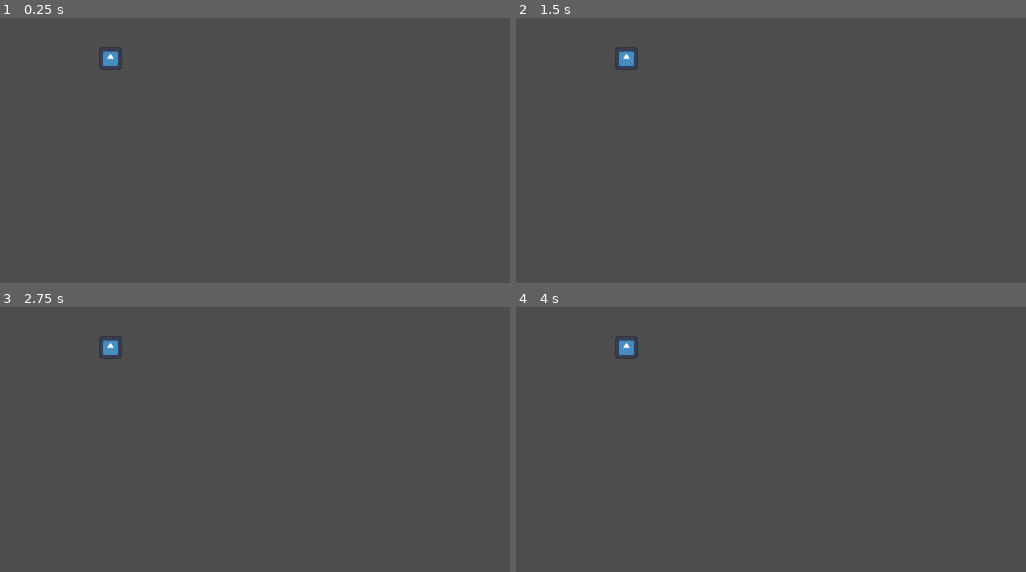
Above: before the commit, frames 1-4 (two rows, left to right).
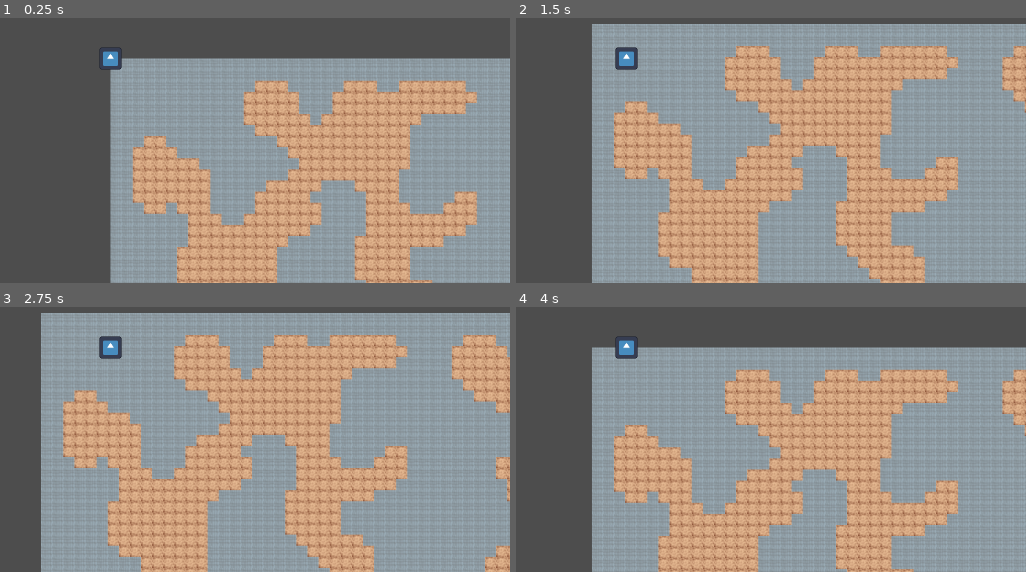
Above: after the commit, the same moments.

Repository: serviux/MysteryDungeon
Game: Godot game, scene res://main.tscn
The game is run twice, just before and just after one commit, with the same random seed, the same clock (stepped at 60 frames per second) and the same inputs. The engine's default icon, where the game draws it, is replaced by a stand-in: a white triangle on a blue panel in a dark square.
Inputs:
- Up to frame 1 (0.25 s): no input
- Up to frame 2 (1.5 s): tap Enter at 0.5 s; hold D (move_right) 0.53-1.28 s; tap Space at 1.25 s; hold S (move_down) from 1.28 s (still down)
- Up to frame 3 (2.75 s): tap Enter at 2 s; release S (move_down) at 2.03 s; hold D (move_right) from 2.03 s (still down)
- Up to frame 4 (4 s): tap Space at 2.75 s; release D (move_right) at 2.78 s; hold W (move_up) 2.78-3.53 s; tap Enter at 3.5 s; hold A (move_left) from 3.53 s (still down)

The runs differ from the first frame. In frame 1, 67% of the frame differs, in the area x 21-100%, y 15-100%; in frame 2, 83%; in frame 3, 90%, in the area x 8-100%, y 2-100%; in frame 4, 72%.
Error before the commit: Attempt to call function 'generate_mesh' in base 'null instance' on a null instance. (res://Floor/MapGeneration.gd:45)

Commit message:
updated floor

Diff:
--- a/Floor/MapGeneration.gd
+++ b/Floor/MapGeneration.gd
@@ -42,7 +42,7 @@
 	for x in smooth_iterations:
 		smooth_map()
 
-	mesh_generator.generate_mesh(map, 1)
+	#mesh_generator.generate_mesh(map, 1)
 	_fill_tiles()
 
 
--- a/project.godot
+++ b/project.godot
@@ -12,7 +12,7 @@
 
 config/name="Mystery Dun"
 run/main_scene="res://main.tscn"
-config/features=PackedStringArray("4.2", "Forward Plus")
+config/features=PackedStringArray("4.3", "Forward Plus")
 config/icon="res://icon.svg"
 
 [autoload]
@@ -23,21 +23,21 @@
 
 move_up={
 "deadzone": 0.5,
-"events": [Object(InputEventKey,"resource_local_to_scene":fa …(169 unchanged characters)… _keycode":87,"key_label":0,"unicode":0,"echo":false,"script":null)
+"events": [Object(InputEventKey,"resource_local_to_scene":fa …(169 unchanged characters)… _keycode":87,"key_label":0,"unicode":0,"location":0,"echo":false,"script":null)
 ]
 }
 move_down={
 "deadzone": 0.5,
-"events": [Object(InputEventKey,"resource_local_to_scene":fa …(172 unchanged characters)… eycode":83,"key_label":0,"unicode":115,"echo":false,"script":null)
+"events": [Object(InputEventKey,"resource_local_to_scene":fa …(172 unchanged characters)… eycode":83,"key_label":0,"unicode":115,"location":0,"echo":false,"script":null)
 ]
 }
 move_left={
 "deadzone": 0.5,
-"events": [Object(InputEventKey,"resource_local_to_scene":fa …(171 unchanged characters)… keycode":65,"key_label":0,"unicode":97,"echo":false,"script":null)
+"events": [Object(InputEventKey,"resource_local_to_scene":fa …(171 unchanged characters)… keycode":65,"key_label":0,"unicode":97,"location":0,"echo":false,"script":null)
 ]
 }
 move_right={
 "deadzone": 0.5,
-"events": [Object(InputEventKey,"resource_local_to_scene":fa …(172 unchanged characters)… eycode":68,"key_label":0,"unicode":100,"echo":false,"script":null)
+"events": [Object(InputEventKey,"resource_local_to_scene":fa …(172 unchanged characters)… eycode":68,"key_label":0,"unicode":100,"location":0,"echo":false,"script":null)
 ]
 }
